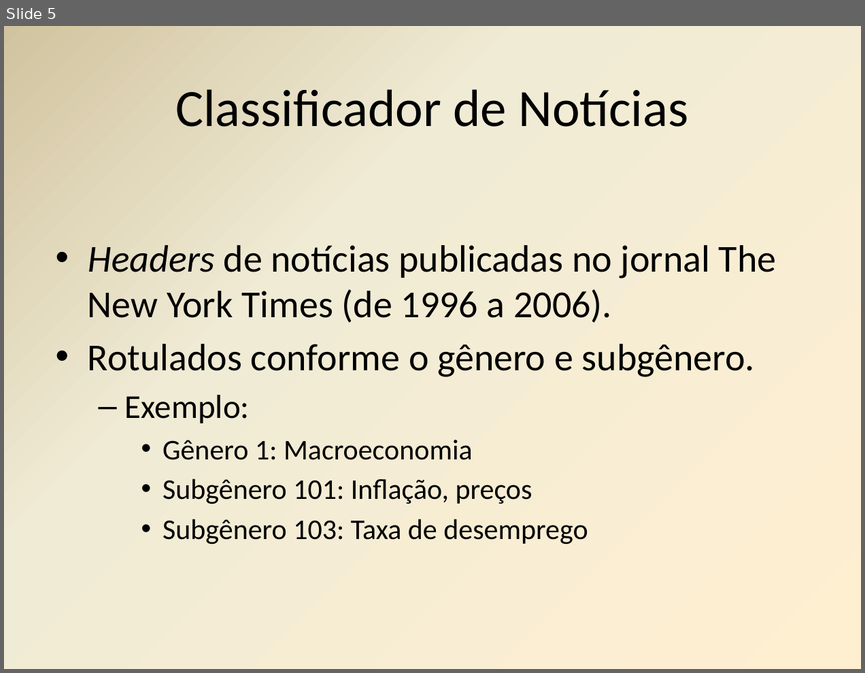
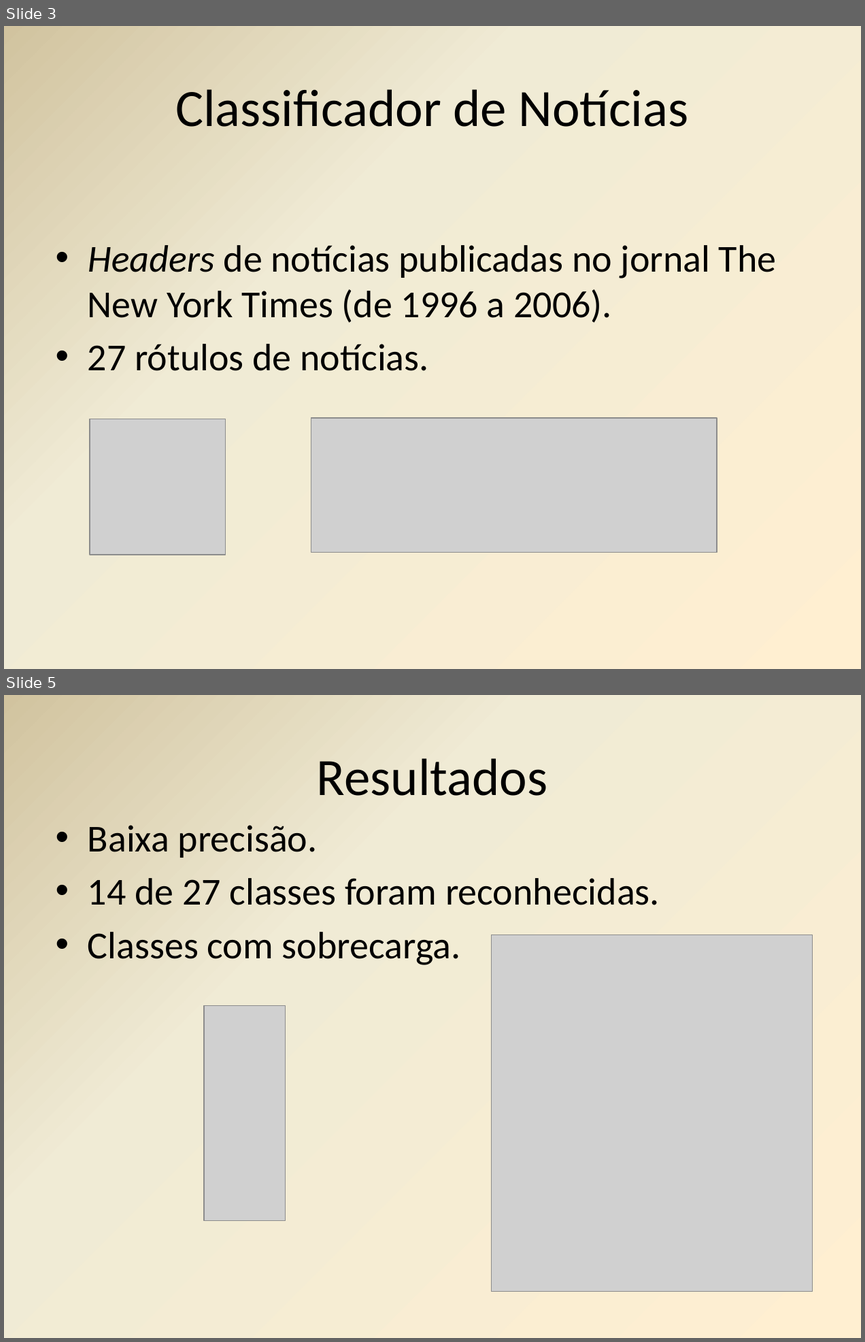
Before and after one commit to mmcastanho/python_kdd, a slide deck: Etapa1_Andre_Matheus.pptx. Shown one above the other, each under a label of ours: slide 5 before the commit, slides 3 and 5 after it; the slides between them are not shown. The pictures are 865x673 and 865x1342 pixels, drawn with LibreOffice and Linux fonts; fonts in the diff are those of the drawing; grey boxes stand for pictures. Boxes give left, top, right and bottom in pixels: in the first picture for what was removed or moved away, otherwise in the second. Text is boxed around its words. In the diff, an @@ line names an element or a change of style, - is before the commit and + after.

```diff
--- a/Etapa1_Andre_Matheus.pptx
+++ b/Etapa1_Andre_Matheus.pptx
@@ slide 5 added at [4,695,861,1338], background gradient #FFEFD1 to #F0EBD5 to #D1C39F @@
@@ title added at [317,758,548,796], 44 pt, text #000000 @@
+Resultados
@@ text added at [88,825,660,965], 32 pt, text #000000 @@
+• Baixa precisão.
+• 14 de 27 classes foram reconhecidas.
+• Classes com sobrecarga.
@@ picture added at [491,935,812,1291] @@
@@ picture added at [204,1005,285,1220] @@
@@ what was slide 5 is now slide 3 @@
@@ slide 3 changed as well @@
@@ text at [88,344,428,371]: text changed; size 24 to 32 pt @@
-• Rotulados conforme o gênero e subgênero.
-  – Exemplo:
-    • Gênero 1: Macroeconomia
-    • Subgênero 101: Inflação, preços
-    • Subgênero 103: Taxa de desemprego
+• 27 rótulos de notícias.
@@ picture added at [90,418,225,554] @@
@@ picture added at [311,418,716,552] @@
```
Also in this commit, not shown: 3 other slides changed, 5 other slides added, 5 slides removed, 3 other files.
